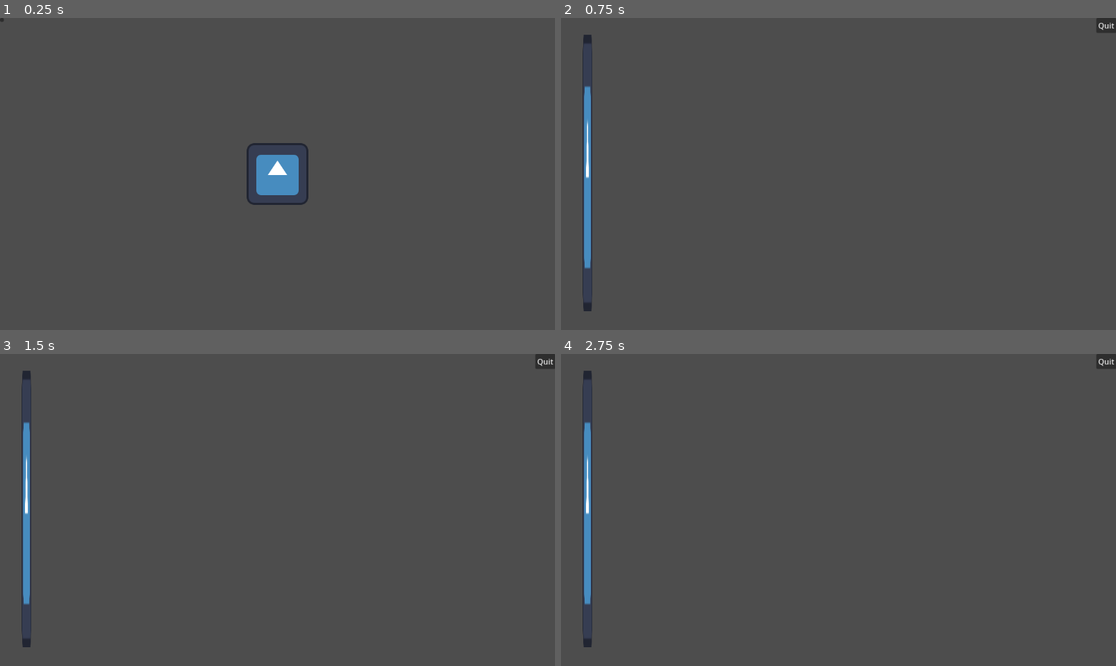
Above: before the commit, frames 1-4 (two rows, left to right).
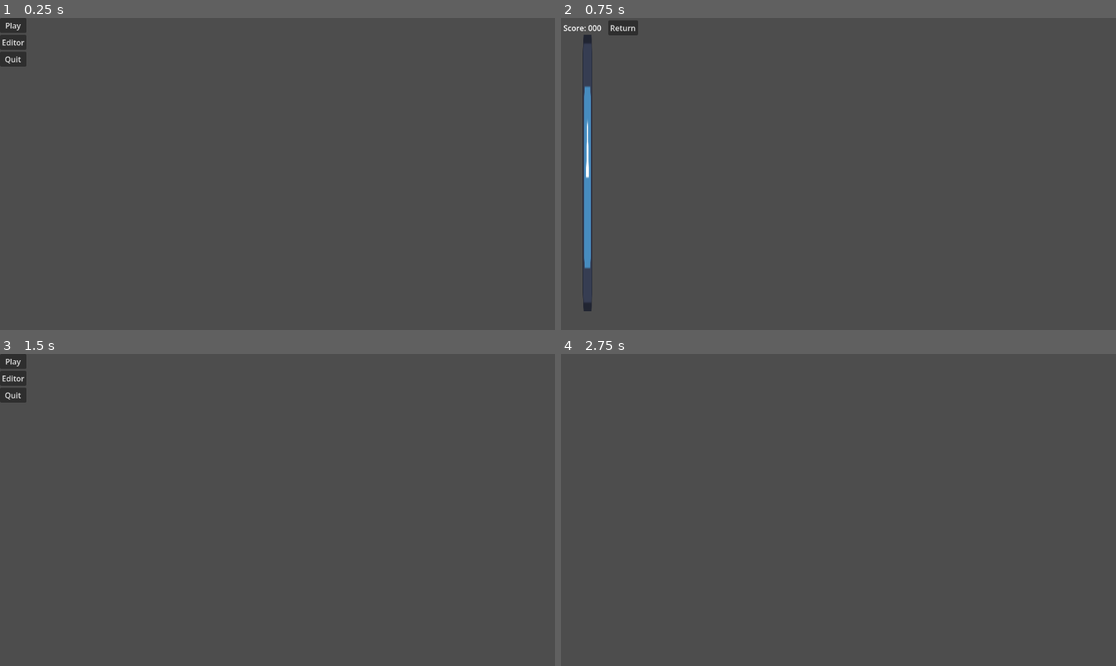
Above: after the commit, the same moments.

Repository: JoshDean599/12DI-Josh-Dean
Game: Godot game, scene res://Scenes/main.tscn
Same seed, same stepped clock (60 frames per second), same inputs: the game is played once before the commit and once after it. The engine's default icon, where the game draws it, is replaced by a stand-in: a white triangle on a blue panel in a dark square.
Inputs (mouse positions are in pixels of both pictures, inside the frame that each line leads up to):
- Up to frame 1 (0.25 s): no input
- Up to frame 2 (0.75 s): click (561, 21) at 0.52 s
- Up to frame 3 (1.5 s): click (61, 363) at 1.25 s, where only the run after the commit has a clickable "Return"
- Up to frame 4 (2.75 s): click (572, 378) at 2 s, where only the run after the commit has a clickable "Editor"

The runs differ from the first frame. In frame 1, 1.9% of the frame differs, in the area x 0-56%, y 0-60%; in frame 2, 0.5%; in frame 3, 1.7%; in frame 4, 1.2%.
Error before the commit: Invalid access to property or key 'Active' on a base object of type 'Node2D'. (res://Scenes/Objects/note_handler.gd:62)

Commit message:
24_4_26
Base game nearly finished

Diff:
--- a/rhythm-game-project/Scenes/Objects/note.gd
+++ b/rhythm-game-project/Scenes/Objects/game_note.gd
@@ -1,4 +1,7 @@
-extends Sprite2D
+extends Node2D
+
+var trailLength: float = 0.0
+var lengthMultiplier: float = 1.0
 
 var movingSpeed: float = 250.0
 var initXPosition: float = 660.0
@@ -20,6 +23,8 @@
 	if global_position.x < freeQueuePosition:
 		queue_free()
 
-func setup(targetY: float):
+func setup(targetY: float, length: float):
 	global_position = Vector2(initXPosition, targetY)
+	trailLength = length
+	$Tail.position = length * lengthMultiplier
 	set_process(true)
--- /dev/null
+++ b/rhythm-game-project/Scenes/Objects/game_note.tscn
@@ -0,0 +1,13 @@
+[gd_scene format=3 uid="uid://be8wqiglekldc"]
+
+[ext_resource type="Script" uid="uid://l5rs2ftsjg3e" path="res://Scenes/Objects/game_note.gd" id="1_bv6e1"]
+[ext_resource type="Texture2D" uid="uid://43s0ilqd1cce" path="res://icon.svg" id="1_yjfqu"]
+
+[node name="Note" type="Node2D" unique_id=1319781420]
+script = ExtResource("1_bv6e1")
+
+[node name="Tail" type="Sprite2D" parent="." unique_id=1826716656]
+texture = ExtResource("1_yjfqu")
+
+[node name="Head" type="Sprite2D" parent="." unique_id=1646859482]
+texture = ExtResource("1_yjfqu")
--- a/rhythm-game-project/Scenes/Objects/menu_button.gd
+++ /dev/null
@@ -1,12 +0,0 @@
-extends Control
-
-@onready var GameHandler = get_tree().get_root().get_node("GameHandler")
-
-@export var scene = ""
-@export var song = ""
-
-func _on_pressed() -> void:
-	if song != "":
-		pass
-	if scene != "":
-		Main.change_scene(Main.Menus)
--- a/rhythm-game-project/Scenes/Objects/menu_button.tscn
+++ /dev/null
@@ -1,10 +0,0 @@
-[gd_scene format=3 uid="uid://yly3t63ywdvf"]
-
-[ext_resource type="Script" uid="uid://bgmgt4dnh8mda" path="res://Scenes/Objects/menu_button.gd" id="1_syjjq"]
-
-[node name="MenuButton" type="Button" unique_id=915282483]
-offset_right = 8.0
-offset_bottom = 8.0
-script = ExtResource("1_syjjq")
-
-[connection signal="pressed" from="." to="." method="_on_pressed"]
--- a/rhythm-game-project/Scenes/Objects/note.tscn
+++ /dev/null
@@ -1,8 +0,0 @@
-[gd_scene format=3 uid="uid://be8wqiglekldc"]
-
-[ext_resource type="Script" uid="uid://l5rs2ftsjg3e" path="res://Scenes/Objects/note.gd" id="1_bv6e1"]
-[ext_resource type="Texture2D" uid="uid://43s0ilqd1cce" path="res://icon.svg" id="1_yjfqu"]
-
-[node name="Note" type="Sprite2D" unique_id=1181639909]
-texture = ExtResource("1_yjfqu")
-script = ExtResource("1_bv6e1")
--- a/rhythm-game-project/Scenes/Objects/note_handler.gd
+++ b/rhythm-game-project/Scenes/Objects/note_handler.gd
@@ -1,8 +1,6 @@
 extends Sprite2D
 
-@onready var note = preload("res://Scenes/Objects/note.tscn")
-
-var keyQueue = []
+var noteQueue = []
 
 var scores = {
 	ok = {
@@ -17,17 +15,16 @@
 	},
 }
 
+func _unhandled_input(event: InputEvent) -> void:
+	if event is InputEventKey:
+		hit_key(event)
 
-# Called when the node enters the scene tree for the first time.
-func _ready() -> void:
-	pass # Replace with function body.
-
-func hit_key(inputEvent):
-	if inputEvent.is_echo() or keyQueue.size() <= 0:
+func hit_key(inputEvent) -> void:
+	if inputEvent.is_echo() or noteQueue.size() <= 0:
 		return
 	if inputEvent.pressed:
-		var keyToPop = keyQueue.pop_front()
-		var distanceFromPass = abs(keyToPop.passedPosition - keyToPop.global_position.x)
+		var noteToPop = noteQueue.pop_front()
+		var distanceFromPass = abs(noteToPop.passedPosition - noteToPop.global_position.x)
 		# Get score type
 		var scoreType = "miss"
 		for i in scores:
@@ -35,32 +32,27 @@
 				scoreType = i
 
 		if scoreType != "miss":
-			Signals.IncrimentScore.emit(scores[scoreType].score)
+			#Signals.IncrimentScore.emit(scores[scoreType].score)
+			pass
 
-		keyToPop.queue_free()
+		noteToPop.queue_free()
 
 # Called every frame. 'delta' is the elapsed time since the previous frame.
-func _process(delta: float) -> void:
-	if keyQueue.size() > 0:
-		# If that falling key has passed, remove it from the queue
-		if keyQueue.front().hasPassed:
-			keyQueue.pop_front()
+func _process(_delta: float) -> void:
+	if noteQueue.size() > 0:
+		# If that note has passed, remove it from the queue
+		if noteQueue.front().hasPassed:
+			noteQueue.pop_front()
 
 
-func _unhandled_input(event: InputEvent) -> void:
-	if event is InputEventKey:
-		hit_key(event)
+func create_note(length: float) -> void:
+	var noteInstance = Globals.GameNote.instantiate()
+	get_parent().get_node("Notes").call_deferred("add_child", noteInstance) # Change index from self!!
+	noteInstance.setup(position.y, length)
 
-func create_falling_key():
-	var noteInstance = note.instantiate()
-	get_parent().get_child(0).call_deferred("add_child", noteInstance) # Change index from self!!
-	noteInstance.setup(position.y)
-
-	keyQueue.push_back(noteInstance)
+	noteQueue.push_back(noteInstance)
 
 func _on_random_timer_timeout() -> void:
-	if not get_parent().Active:
-		return
-	create_falling_key()
+	create_note(50)
 	$RandomSpawnTimer.wait_time = randf_range(0.4, 3)
 	$RandomSpawnTimer.start()
--- a/rhythm-game-project/Scenes/Objects/signals.gd
+++ /dev/null
@@ -1,9 +0,0 @@
-extends Node
-
-@warning_ignore("unused_signal")
-signal IncrimentScore(incr: int)
-
-#@warning_ignore("unused_signal")
-#signal CreateFallingKey(buttonName: String)
-#@warning_ignore("unused_signal")
-#signal KeyListenerPress(buttonName: String, arrayNum: int)
--- a/rhythm-game-project/Scenes/UI/editor_ui.tscn
+++ /dev/null
@@ -1,43 +0,0 @@
-[gd_scene format=3 uid="uid://bpak8cu7s8c4u"]
-
-[ext_resource type="PackedScene" uid="uid://yly3t63ywdvf" path="res://Scenes/Objects/menu_button.tscn" id="1_n2sk2"]
-
-[node name="EditorUI" type="Control" unique_id=777437952]
-layout_mode = 3
-anchors_preset = 15
-anchor_right = 1.0
-anchor_bottom = 1.0
-grow_horizontal = 2
-grow_vertical = 2
-
-[node name="MarginContainer" type="MarginContainer" parent="." unique_id=749580239]
-layout_mode = 0
-offset_left = 1010.0
-offset_top = 6.0
-offset_right = 1150.0
-offset_bottom = 47.0
-theme_override_constants/margin_left = 5
-theme_override_constants/margin_top = 5
-theme_override_constants/margin_right = 5
-theme_override_constants/margin_bottom = 5
-
-[node name="HBoxContainer" type="HBoxContainer" parent="MarginContainer" unique_id=1212710115]
-layout_mode = 2
-
-[node name="Back" parent="MarginContainer/HBoxContainer" unique_id=915282483 instance=ExtResource("1_n2sk2")]
-layout_mode = 2
-text = "Back
-"
-scene = "MainMenu"
-
-[node name="Add Note" type="Button" parent="MarginContainer/HBoxContainer" unique_id=1018284153]
-layout_mode = 2
-text = "Add Note"
-
-[node name="HScrollBar" type="HScrollBar" parent="." unique_id=868580675]
-layout_mode = 0
-offset_left = 24.0
-offset_top = 608.0
-offset_right = 1131.0
-offset_bottom = 631.0
-allow_greater = true
--- a/rhythm-game-project/Scenes/UI/game_ui.tscn
+++ /dev/null
@@ -1,20 +0,0 @@
-[gd_scene format=3 uid="uid://d1gmbbp12rqom"]
-
-[ext_resource type="PackedScene" uid="uid://yly3t63ywdvf" path="res://Scenes/Objects/menu_button.tscn" id="1_3fiko"]
-
-[node name="GameUI" type="Control" unique_id=1148523615]
-layout_mode = 3
-anchors_preset = 15
-anchor_right = 1.0
-anchor_bottom = 1.0
-grow_horizontal = 2
-grow_vertical = 2
-
-[node name="CanvasLayer" type="CanvasLayer" parent="." unique_id=1309899354]
-
-[node name="MenuButton" parent="CanvasLayer" unique_id=915282483 instance=ExtResource("1_3fiko")]
-offset_left = 1111.0
-offset_right = 1153.0
-offset_bottom = 31.0
-text = "Quit"
-scene = "MainMenu"
--- a/rhythm-game-project/Scenes/UI/main_menu.tscn
+++ /dev/null
@@ -1,26 +0,0 @@
-[gd_scene format=3 uid="uid://cn5ke53ctln4g"]
-
-[ext_resource type="PackedScene" uid="uid://yly3t63ywdvf" path="res://Scenes/Objects/menu_button.tscn" id="1_5wsvm"]
-
-[node name="MainMenu" type="Node2D" unique_id=138775141]
-
-[node name="UI" type="Control" parent="." unique_id=847308586]
-layout_mode = 3
-anchors_preset = 0
-offset_right = 40.0
-offset_bottom = 40.0
-
-[node name="VBoxContainer" type="VBoxContainer" parent="UI" unique_id=407708767]
-layout_mode = 0
-offset_right = 55.0
-offset_bottom = 66.0
-
-[node name="MenuButton" parent="UI/VBoxContainer" unique_id=915282483 instance=ExtResource("1_5wsvm")]
-layout_mode = 2
-text = "Play"
-scene = "Game"
-
-[node name="MenuButton2" parent="UI/VBoxContainer" unique_id=2002312805 instance=ExtResource("1_5wsvm")]
-layout_mode = 2
-text = "Editor"
-scene = "Editor"
--- a/rhythm-game-project/Scenes/UI/song_select_menu.tscn
+++ /dev/null
@@ -1,21 +0,0 @@
-[gd_scene format=3 uid="uid://bg175aob5y2tp"]
-
-[ext_resource type="PackedScene" uid="uid://yly3t63ywdvf" path="res://Scenes/Objects/menu_button.tscn" id="1_1c02k"]
-
-[node name="SongSelectMenu" type="Node2D" unique_id=1066264214]
-
-[node name="UI" type="Control" parent="." unique_id=2060740579]
-layout_mode = 3
-anchors_preset = 0
-offset_right = 40.0
-offset_bottom = 40.0
-
-[node name="VBoxContainer" type="VBoxContainer" parent="UI" unique_id=797838652]
-layout_mode = 0
-offset_right = 40.0
-offset_bottom = 40.0
-
-[node name="MenuButton" parent="UI/VBoxContainer" unique_id=915282483 instance=ExtResource("1_1c02k")]
-layout_mode = 2
-text = "Back"
-scene = "MainMenu"
--- a/rhythm-game-project/Scenes/UI/editor.tscn
+++ b/rhythm-game-project/Scenes/editor.tscn
@@ -1,8 +1,10 @@
 [gd_scene format=3 uid="uid://brfyccsgwq6rl"]
 
-[ext_resource type="Script" uid="uid://i5pwojav548r" path="res://Scenes/UI/editor.gd" id="1_wqabg"]
+[ext_resource type="Script" uid="uid://i5pwojav548r" path="res://Scenes/editor.gd" id="1_wqabg"]
 
 [node name="Editor" type="Node2D" unique_id=219707909]
 script = ExtResource("1_wqabg")
 
+[node name="UI" type="CanvasLayer" parent="." unique_id=1210029244]
+
 [node name="Notes" type="Node2D" parent="." unique_id=443945100]
--- a/rhythm-game-project/Scenes/node_2d.gd
+++ b/rhythm-game-project/Scenes/game.gd
@@ -1,4 +1,4 @@
 extends Node2D
 
 func _on_button_pressed() -> void:
-	Main.change_scene(Main.Game)
+	Globals.change_scene(Globals.MainMenu)
--- a/rhythm-game-project/Scenes/game.tscn
+++ b/rhythm-game-project/Scenes/game.tscn
@@ -1,22 +1,52 @@
 [gd_scene format=3 uid="uid://cj67nllhspea5"]
 
 [ext_resource type="PackedScene" uid="uid://2iriodn8taii" path="res://Scenes/Objects/note_handler.tscn" id="1_qxrlw"]
-[ext_resource type="PackedScene" uid="uid://d1gmbbp12rqom" path="res://Scenes/UI/game_ui.tscn" id="3_wrm1d"]
+[ext_resource type="Script" uid="uid://dymj5kx5woj8y" path="res://Scenes/game.gd" id="1_wrm1d"]
 
 [node name="Game" type="Node2D" unique_id=1834466343]
+script = ExtResource("1_wrm1d")
+
+[node name="UI" type="CanvasLayer" parent="." unique_id=403988764]
+
+[node name="Control" type="Control" parent="UI" unique_id=1299549371]
+layout_mode = 3
+anchors_preset = 10
+anchor_right = 1.0
+grow_horizontal = 2
+
+[node name="HBoxContainer" type="HBoxContainer" parent="UI/Control" unique_id=1801179648]
+layout_mode = 0
+offset_right = 183.0
+offset_bottom = 41.0
+
+[node name="MarginContainer" type="MarginContainer" parent="UI/Control/HBoxContainer" unique_id=1375617986]
+layout_mode = 2
+theme_override_constants/margin_left = 5
+theme_override_constants/margin_top = 5
+theme_override_constants/margin_right = 5
+theme_override_constants/margin_bottom = 5
+
+[node name="Label" type="Label" parent="UI/Control/HBoxContainer/MarginContainer" unique_id=1223444600]
+layout_mode = 2
+text = "Score: 000"
+
+[node name="MarginContainer3" type="MarginContainer" parent="UI/Control/HBoxContainer" unique_id=1844814887]
+layout_mode = 2
+theme_override_constants/margin_left = 5
+theme_override_constants/margin_top = 5
+theme_override_constants/margin_right = 5
+theme_override_constants/margin_bottom = 5
+
+[node name="Button" type="Button" parent="UI/Control/HBoxContainer/MarginContainer3" unique_id=499819690]
+layout_mode = 2
+text = "Return"
 
 [node name="Notes" type="Node2D" parent="." unique_id=1173213337]
 
 [node name="NoteHandler" parent="." unique_id=1143384118 instance=ExtResource("1_qxrlw")]
-position = Vector2(55, -376.99997)
+position = Vector2(-527.99994, 1.0000305)
 
 [node name="Camera2D" type="Camera2D" parent="." unique_id=495846435]
-position = Vector2(576, -375)
+position = Vector2(-7, 3.0000305)
 
-[node name="GameUI" parent="." unique_id=1148523615 instance=ExtResource("3_wrm1d")]
-offset_left = 1080.0
-offset_top = 91.0
-offset_right = 1080.0
-offset_bottom = 91.0
-
-[connection signal="visibility_changed" from="." to="." method="_on_visibility_changed"]
+[connection signal="pressed" from="UI/Control/HBoxContainer/MarginContainer3/Button" to="." method="_on_button_pressed"]
--- a/rhythm-game-project/Scenes/main.gd
+++ /dev/null
@@ -1,13 +0,0 @@
-extends Node
-
-var Menus  = preload("res://Scenes/node_2d.tscn").instantiate()
-var Game   = preload("res://Scenes/game.tscn").instantiate()
-var Editor = preload("res://Scenes/UI/editor.tscn").instantiate()
-# FIX these files ;-;
-
-func change_scene(node):
-	var tree = get_tree()
-	var currentScene = tree.current_scene
-	tree.root.add_child(node)
-	tree.root.remove_child(currentScene)
-	tree.current_scene = node
--- a/rhythm-game-project/Scenes/main.tscn
+++ b/rhythm-game-project/Scenes/main.tscn
@@ -1,7 +1,7 @@
 [gd_scene format=3 uid="uid://b5ll0ls3ghafl"]
 
-[ext_resource type="PackedScene" uid="uid://gy6gwilvasw7" path="res://Scenes/node_2d.tscn" id="2_bo1nx"]
+[ext_resource type="PackedScene" uid="uid://cn5ke53ctln4g" path="res://Scenes/main_menu.tscn" id="1_jjgbg"]
 
 [node name="Main" type="Node" unique_id=813610350]
 
-[node name="Node2D" parent="." unique_id=1728108407 instance=ExtResource("2_bo1nx")]
+[node name="MainMenu" parent="." unique_id=138775141 instance=ExtResource("1_jjgbg")]
--- /dev/null
+++ b/rhythm-game-project/Scenes/main_menu.gd
@@ -0,0 +1,13 @@
+extends Node2D
+
+
+func _on_play_pressed() -> void:
+	Globals.change_scene(Globals.Game)
+
+
+func _on_editor_pressed() -> void:
+	Globals.change_scene(Globals.Editor)
+
+
+func _on_quit_pressed() -> void:
+	get_tree().quit()
--- /dev/null
+++ b/rhythm-game-project/Scenes/main_menu.tscn
@@ -0,0 +1,35 @@
+[gd_scene format=3 uid="uid://cn5ke53ctln4g"]
+
+[ext_resource type="Script" uid="uid://wi2fcafmp11c" path="res://Scenes/main_menu.gd" id="1_28flt"]
+
+[node name="MainMenu" type="Node2D" unique_id=138775141]
+script = ExtResource("1_28flt")
+
+[node name="UI" type="CanvasLayer" parent="." unique_id=1593025832]
+
+[node name="Control" type="Control" parent="UI" unique_id=1629899730]
+layout_mode = 3
+anchors_preset = 0
+offset_right = 40.0
+offset_bottom = 40.0
+
+[node name="VBoxContainer" type="VBoxContainer" parent="UI/Control" unique_id=407708767]
+layout_mode = 0
+offset_right = 55.0
+offset_bottom = 101.0
+
+[node name="Play" type="Button" parent="UI/Control/VBoxContainer" unique_id=724305579]
+layout_mode = 2
+text = "Play"
+
+[node name="Editor" type="Button" parent="UI/Control/VBoxContainer" unique_id=2126838703]
+layout_mode = 2
+text = "Editor"
+
+[node name="Quit" type="Button" parent="UI/Control/VBoxContainer" unique_id=465758605]
+layout_mode = 2
+text = "Quit"
+
+[connection signal="pressed" from="UI/Control/VBoxContainer/Play" to="." method="_on_play_pressed"]
+[connection signal="pressed" from="UI/Control/VBoxContainer/Editor" to="." method="_on_editor_pressed"]
+[connection signal="pressed" from="UI/Control/VBoxContainer/Quit" to="." method="_on_quit_pressed"]
--- a/rhythm-game-project/Scenes/node_2d.tscn
+++ /dev/null
@@ -1,20 +0,0 @@
-[gd_scene format=3 uid="uid://gy6gwilvasw7"]
-
-[ext_resource type="Texture2D" uid="uid://43s0ilqd1cce" path="res://icon.svg" id="1_j2wod"]
-[ext_resource type="Script" uid="uid://1oeyihg6c4vg" path="res://Scenes/node_2d.gd" id="1_v1qfn"]
-
-[node name="Node2D" type="Node2D" unique_id=1728108407]
-script = ExtResource("1_v1qfn")
-
-[node name="Camera2D" type="Camera2D" parent="." unique_id=170228121]
-
-[node name="CanvasLayer" type="CanvasLayer" parent="." unique_id=2056721854]
-
-[node name="Button" type="Button" parent="CanvasLayer" unique_id=1523832213]
-offset_right = 8.0
-offset_bottom = 8.0
-
-[node name="Sprite2D" type="Sprite2D" parent="." unique_id=571173017]
-texture = ExtResource("1_j2wod")
-
-[connection signal="pressed" from="CanvasLayer/Button" to="." method="_on_button_pressed"]
--- /dev/null
+++ b/rhythm-game-project/Scripts/globals.gd
@@ -0,0 +1,17 @@
+extends Node
+
+# File Locations
+var MainMenu  = preload("res://Scenes/main_menu.tscn").instantiate()
+var Game   = preload("res://Scenes/game.tscn").instantiate()
+var Editor = preload("res://Scenes/editor.tscn").instantiate()
+
+# Notes
+var GameNote = preload("res://Scenes/Objects/game_note.tscn")
+var EditorNote = preload("res://Scenes/Objects/editor_note.tscn")
+
+func change_scene(node):
+	var tree = get_tree()
+	var currentScene = tree.current_scene
+	tree.root.remove_child(currentScene) # Remove the old scene
+	tree.root.add_child(node) # Add the new scene
+	tree.current_scene = node # Set the new scene to the current
--- a/rhythm-game-project/project.godot
+++ b/rhythm-game-project/project.godot
@@ -17,8 +17,7 @@
 
 [autoload]
 
-Signals="*uid://d10ru1xhjeewd"
-Main="*uid://cmisvipy6ok5s"
+Globals="*uid://cmisvipy6ok5s"
 
 [input]
 
Renamed: rhythm-game-project/Scenes/Objects/note.gd.uid -> rhythm-game-project/Scenes/Objects/game_note.gd.uid
Not shown, removed: rhythm-game-project/Scenes/Objects/menu_button.gd.uid
Not shown, removed: rhythm-game-project/Scenes/Objects/signals.gd.uid
Renamed: rhythm-game-project/Scenes/UI/editor.gd -> rhythm-game-project/Scenes/editor.gd
Renamed: rhythm-game-project/Scenes/UI/editor.gd.uid -> rhythm-game-project/Scenes/editor.gd.uid
Not shown, added: rhythm-game-project/Scenes/game.gd.uid
Not shown, added: rhythm-game-project/Scenes/main_menu.gd.uid
Not shown, removed: rhythm-game-project/Scenes/node_2d.gd.uid
Renamed: rhythm-game-project/Scenes/main.gd.uid -> rhythm-game-project/Scripts/globals.gd.uid
